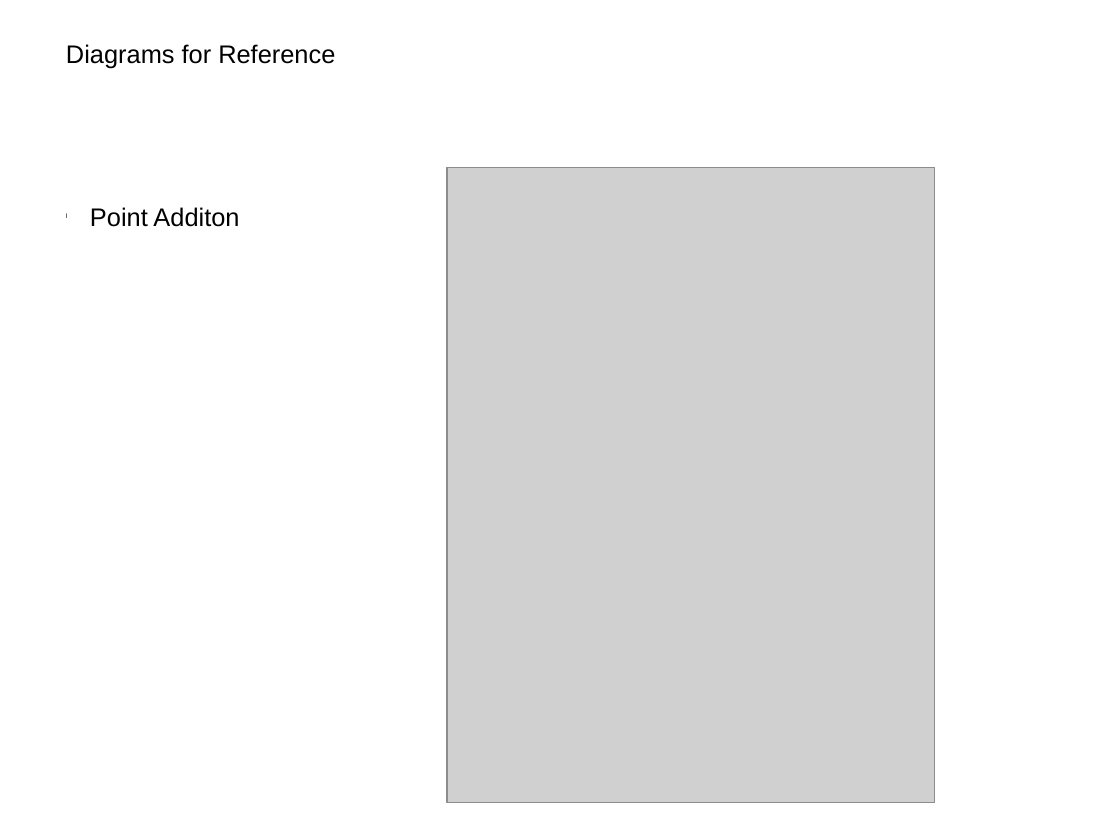
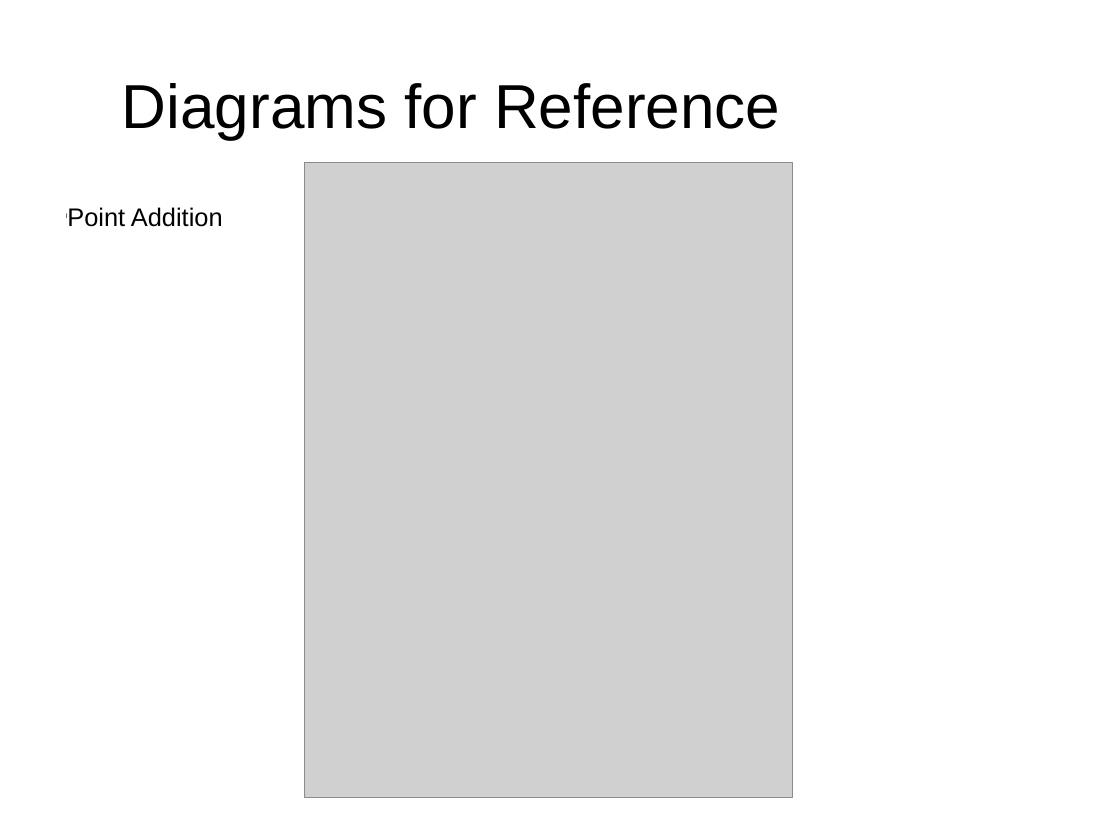
Before and after one commit to xzha/ECCDH3DES, a slide deck: slide 31 of docs/Final Presentation.pptx (slide 20 before the commit). Drawn at 1120x840 pixels with LibreOffice and Linux fonts; fonts in the diff are those of the drawing; grey boxes stand for pictures; background and template pictures are left out. Boxes give left, top, right and bottom in pixels: in the first picture for what was removed or moved away, otherwise in the second. Text is boxed around its words. In the diff, an @@ line names an element or a change of style, - is before the commit and + after.

```diff
--- a/docs/Final Presentation.pptx
+++ b/docs/Final Presentation.pptx
@@ text "Diagrams for Reference": place and size @@
-text "Diagrams for Reference" at (66, 44, 335, 69)
+text "Diagrams for Reference" at (122, 83, 780, 139)
@@ text "Diagrams for Reference" at (122, 83, 780, 139): size 18 to 44 pt @@
@@ picture: place and size @@
-picture at (447, 168, 935, 803)
+picture at (305, 163, 793, 798)
@@ text at (67, 207, 223, 227): text changed @@
-l Point Additon
+l Point Addition
```
Also in this commit, not shown: 24 other slides changed, 17 slides added, 6 slides removed, 1 other file.
